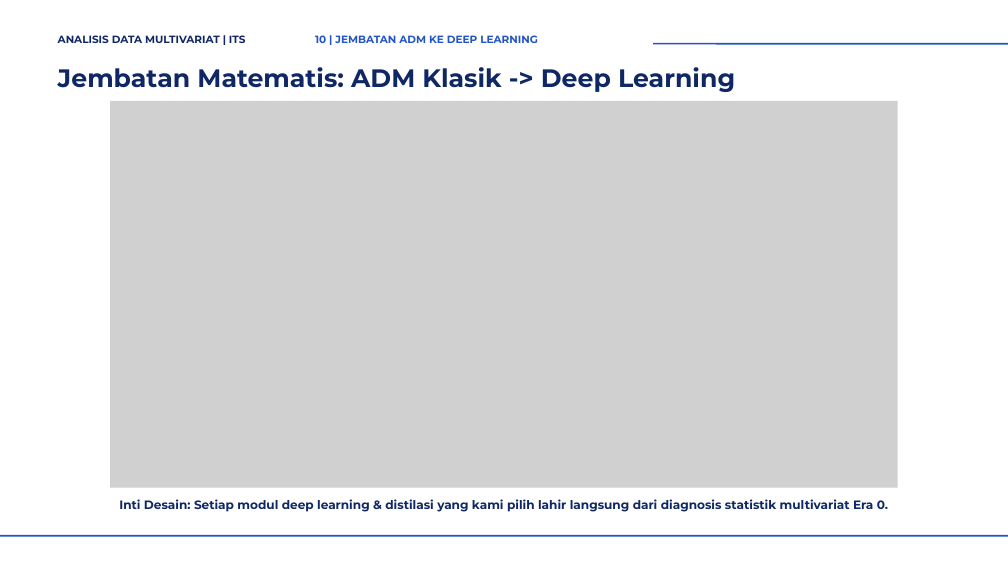
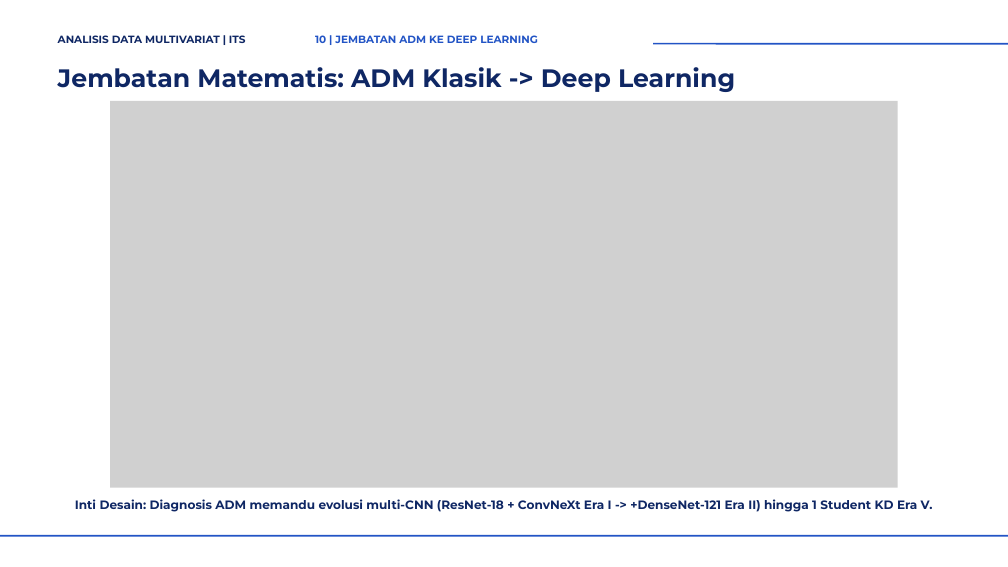
Before and after one commit to Reiii0-0/MNIST-ADM, a slide deck: slide 11 of outputs/FP_Analisis_Data_Multivariat_Tim_Arete_5025241135_FINAL.pptx. Drawn at 1008x567 pixels with LibreOffice and Linux fonts; fonts in the diff are those of the drawing; grey boxes stand for pictures. Boxes give left, top, right and bottom in pixels: in the first picture for what was removed or moved away, otherwise in the second. Text is boxed around its words. In the diff, an @@ line names an element or a change of style, - is before the commit and + after.

```diff
--- a/outputs/FP_Analisis_Data_Multivariat_Tim_Arete_5025241135_FINAL.pptx
+++ b/outputs/FP_Analisis_Data_Multivariat_Tim_Arete_5025241135_FINAL.pptx
@@ text at [75, 499, 933, 512]: text changed @@
-Inti Desain: Setiap modul deep learning & distilasi yang kami pilih lahir langsung dari diagnosis statistik multivariat Era 0.
+Inti Desain: Diagnosis ADM memandu evolusi multi-CNN (ResNet-18 + ConvNeXt Era I -> +DenseNet-121 Era II) hingga 1 Student KD Era V.
```
Also in this commit, not shown: 6 other slides changed, 14 other files.
